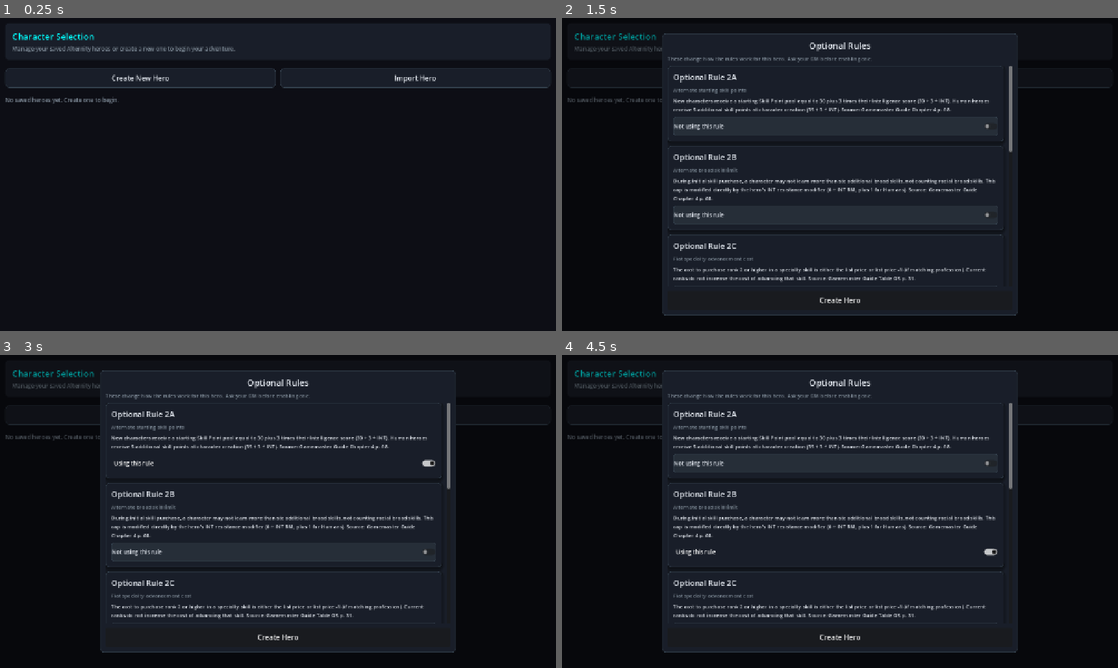
Above: before the commit, frames 1-4 (two rows, left to right).
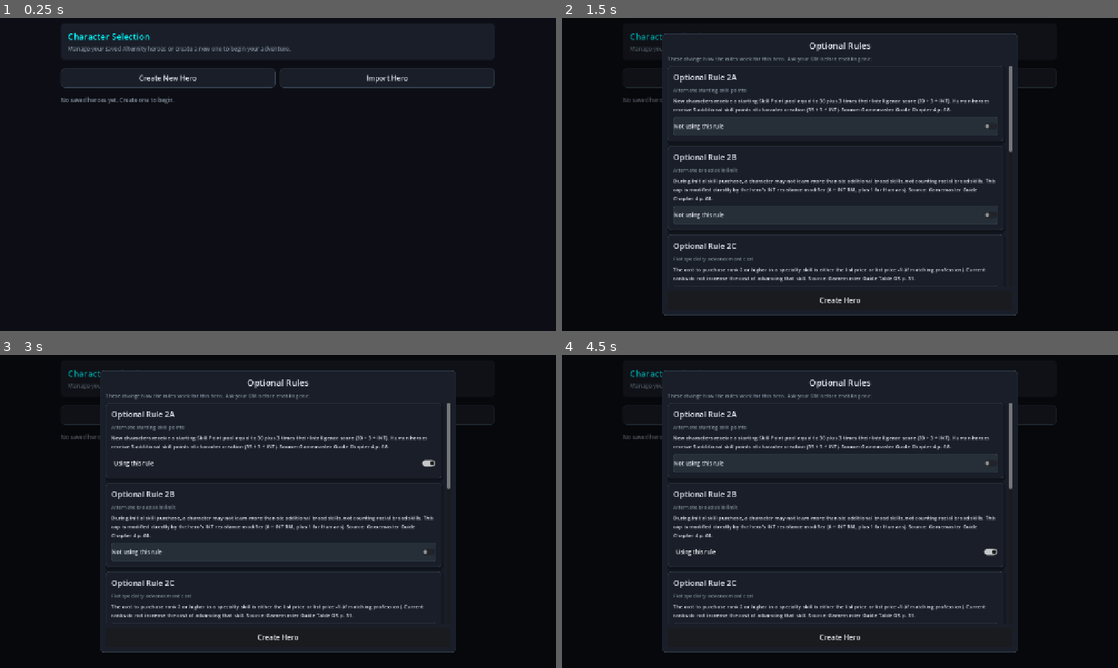
Above: after the commit, the same moments.

Repository: rigoparis/wilmer-alternity-sidekick
Game: Godot game, scene res://scenes/ui/app_shell.tscn
Same seed, same stepped clock (60 frames per second), same inputs: the game is played once before the commit and once after it.
Inputs:
- Up to frame 1 (0.25 s): no input
- Up to frame 2 (1.5 s): click "Create New Hero" at 0.5 s; click "Create New Hero" at 1.25 s
- Up to frame 3 (3 s): click "Import Hero" at 2 s; click "Not using this rule" at 2.75 s
- Up to frame 4 (4.5 s): click "Using this rule" at 3.5 s; click "Not using this rule" at 4.25 s

The runs differ from the first frame. In frame 1, 1.5% of the frame differs, in the area x 1-99%, y 4-28%; in frame 2, 0.5%; in frame 3, 0.5%; in frame 4, 0.5%.

Commit message:
Centre the character list, and stop equipment rows spanning the panel
The character list filled the whole window, so on a 1920px screen "Load Hero"
was a 1780px button. It now sits inside the same reading gutters as the sheet.

Equipment kept quantity and equipped at opposite ends of the row, because the
slack sat between them; the slack now trails both so they read as one group.
The compact toggle also gained a minimum width -- sized purely to its content it
had none to spare, and the label overlapped the switch.

Co-Authored-By: Claude Opus 5 <noreply@anthropic.com>

Diff:
--- a/project.godot
+++ b/project.godot
@@ -18,6 +18,7 @@
 [autoload]
 
 ThemeService="*res://scripts/core/theme_service.gd"
+_mcp_game_helper="*res://addons/godot_ai/runtime/game_helper.gd"
 
 [display]
 
@@ -30,6 +31,10 @@
 window/size/viewport_height.mobile=844
 window/size/min_width=320
 window/size/min_height=560
+
+[editor_plugins]
+
+enabled=PackedStringArray("res://addons/godot_ai/plugin.cfg")
 
 [input]
 
--- a/scripts/ui/screens/character_select.gd
+++ b/scripts/ui/screens/character_select.gd
@@ -50,10 +50,26 @@
 		margin.add_theme_constant_override("margin_" + side, Widgets.PAD_PANEL)
 	scroll.add_child(margin)
 
+	# Centred inside gutters on a wide screen, the same as the sheet. Filling a
+	# 1920px window makes "Load Hero" a 1780px button, which is not using the
+	# space so much as stretching two controls across it.
+	var host: Container = margin
+	if _is_wide():
+		var row := HBoxContainer.new()
+		row.size_flags_horizontal = Control.SIZE_EXPAND_FILL
+		margin.add_child(row)
+		row.add_child(_gutter())
+		var body := VBoxContainer.new()
+		body.size_flags_horizontal = Control.SIZE_EXPAND_FILL
+		body.size_flags_stretch_ratio = CharacterSheetScreen.CONTENT_STRETCH
+		row.add_child(body)
+		row.add_child(_gutter())
+		host = body
+
 	var column := VBoxContainer.new()
 	column.size_flags_horizontal = Control.SIZE_EXPAND_FILL
 	column.add_theme_constant_override("separation", 20)
-	margin.add_child(column)
+	host.add_child(column)
 
 	_build_banner(column)
 	_build_actions(column)
@@ -117,6 +133,15 @@
 	import_button.custom_minimum_size = Vector2(0, 44)
 	import_button.pressed.connect(_on_import_pressed)
 	bar.add_child(import_button)
+
+
+## One side of the reading gutter on a wide screen.
+func _gutter() -> Control:
+	var spacer := Control.new()
+	spacer.size_flags_horizontal = Control.SIZE_EXPAND_FILL
+	spacer.size_flags_stretch_ratio = 1.0
+	spacer.mouse_filter = Control.MOUSE_FILTER_IGNORE
+	return spacer
 
 
 func _is_wide() -> bool:
--- a/scripts/ui/tabs/tab_equipment.gd
+++ b/scripts/ui/tabs/tab_equipment.gd
@@ -120,13 +120,14 @@
 			))
 		save_requested.emit())
 
-	# Pushes the toggle to the right of the row, so Qty keeps its buttons.
+	var worn := Widgets.toggle_row(controls, "Equipped", equipped, palette, true)
+
+	# Trailing slack, so quantity and equipped stay together on the left rather
+	# than being flung to opposite ends of a wide panel.
 	var gap := Control.new()
 	gap.size_flags_horizontal = Control.SIZE_EXPAND_FILL
 	gap.mouse_filter = Control.MOUSE_FILTER_IGNORE
 	controls.add_child(gap)
-
-	var worn := Widgets.toggle_row(controls, "Equipped", equipped, palette, true)
 	worn.toggled.connect(func(pressed: bool):
 		doc.apply([CharacterDoc.EQUIPMENT], func(c):
 			rules.equipment.update_carried_equipment(
--- a/scripts/ui/widgets.gd
+++ b/scripts/ui/widgets.gd
@@ -173,7 +173,9 @@
 	# Compact sits inline beside another control and sizes to its label; the full
 	# form is a row of its own and takes the width.
 	toggle.size_flags_horizontal = Control.SIZE_SHRINK_END if compact else Control.SIZE_EXPAND_FILL
-	toggle.custom_minimum_size = Vector2(0, 36 if compact else 44)
+	# The compact form sizes to its content, so it needs a floor wide enough for
+	# a label plus the switch. Left at zero the two overlapped.
+	toggle.custom_minimum_size = Vector2(132, 36) if compact else Vector2(0, 44)
 	toggle.alignment = HORIZONTAL_ALIGNMENT_LEFT
 	toggle.add_theme_font_size_override("font_size", FONT_CAPTION if compact else FONT_DETAIL)
 
